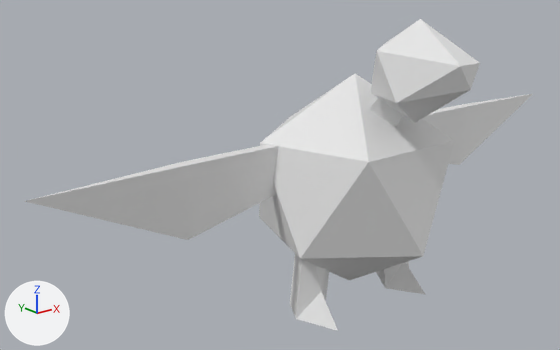
What one commit did to the glTF model models/turtle.glb.
Camera for both pictures: a 50 mm camera at (-4.77, -4.91, 2.19) aimed at (-0.62, 0.29, 0.11). Every picture has the same lights, and +X, +Y and +Z are marked at lower left. Where no turn or scale is listed for an object, it has been applied to the vertices. Vertices at the same position are counted once.

In view in the first picture: 'Body', 'Head', 'LeftFlipper', 'LeftFoot', 'Neck', 'RightFlipper', 'RightFoot'.
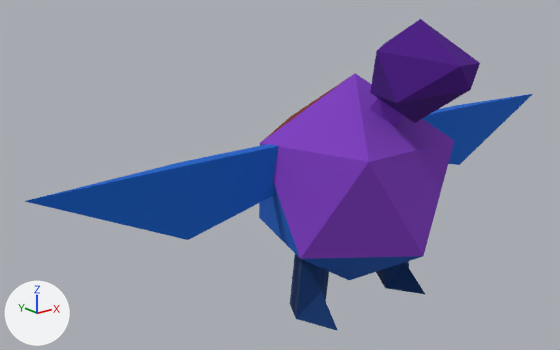
Changed parts and their boxes [x1, y1, x2, y2] in the pictures (560 x 350 px):
'Body', recoloured, surface changed (grey to purple): [259, 73, 454, 280] in both
'RightFlipper', recoloured, surface changed (grey to blue): [25, 144, 279, 240] in both
'Head', recoloured, surface changed (white to purple): [370, 19, 480, 123] in both
'LeftFlipper', recoloured (grey to blue): [423, 94, 533, 165] in both
'RightFoot', recoloured, surface changed (white to blue): [290, 254, 338, 331] in both
'LeftFoot', recoloured (grey to blue): [376, 261, 425, 294] in both
'Neck', recoloured (grey to purple): [370, 98, 402, 127] in both

What changed in the scene script:
```text
Add img_bubbo_imphenziapalette01:
    img_bubbo_imphenziapalette01 = load_image('bubbo_ImphenziaPalette01', '_unpacked/bubbo_ImphenziaPalette01', 8, 8, 'sRGB')
Add mat_material:
    mat_material = principled_material('Material')
    mat_material.texture = img_bubbo_imphenziapalette01
    mat_material.roughness = 1.0
Change me_icosphere:
    where me_icosphere.from_pydata(...)  # 12 vertices, 20 faces; spans x -0.89..0.89, y -0.85..0.85, z -1.0..1.0
    used by ob_body; location = (0.0, 0.0, 0.0); rotation_euler = (0.0, 0.0, 1.571), in degrees (0, 0, 90)
    me_icosphere part 1: texture (UV) coordinates of 20 of 20 faces, centred in x -0.78..0.78, y -0.74..0.74, z -0.63..0.63, changed; they spanned u 0.0..1.0, v 0.0..0.47 and now span u 0.27..0.87, v 0.17..0.7
    add me_icosphere.materials.append(mat_material)  # picture img_bubbo_imphenziapalette01
Change me_cube_002:
    where me_cube_002.from_pydata(...)  # 9 vertices, 14 faces; spans x -1.28..1.28, y -0.05..0.05, z -0.47..0.17
    add me_cube_002.materials.append(mat_material)  # picture img_bubbo_imphenziapalette01
Change me_cylinder_001:
    where me_cylinder_001.from_pydata(...)  # 8 vertices, 12 faces; spans x -0.226..0.226, y -0.467..0.2, z -0.458..0.458
    add me_cylinder_001.materials.append(mat_material)  # picture img_bubbo_imphenziapalette01
Change me_cylinder_003:
    where me_cylinder_003.from_pydata(...)  # 6 vertices, 8 faces; spans x -0.173..0.173, y -0.1..0.2, z -0.44..0.44
    add me_cylinder_003.materials.append(mat_material)  # picture img_bubbo_imphenziapalette01
Change me_icosphere_001:
    where me_icosphere_001.from_pydata(...)  # 12 vertices, 20 faces; spans x -0.361..0.361, y -0.537..0.379, z -0.424..0.424
    used by ob_head; location = (0.0, -0.72, 1.108)
    me_icosphere_001 part 2: texture (UV) coordinates of 20 of 20 faces, centred in x -0.315..0.315, y -0.525..0.331, z -0.268..0.268, changed; they spanned u 0.0..1.0, v 0.0..0.47 and now span u 0.92..0.95, v 0.31..0.32
    add me_icosphere_001.materials.append(mat_material)  # picture img_bubbo_imphenziapalette01
Change me_cube_001:
    where me_cube_001.from_pydata(...)  # 9 vertices, 14 faces; spans x -1.0..1.0, y -2.73..1.0, z -1.0..1.0
    used by ob_rightflipper; parent = ob_rightflipperorigin; location = (-1.044, 0.00263, 0.0507); rotation_euler = (-1.571, 0.0, 0.0), in degrees (-90, 0, 0); scale = (-1.28, -0.17, -0.0537)
    me_cube_001 part 3: texture (UV) coordinates of 14 of 14 faces, centred in x -1.0..0.33, y -2.16..1.0, z -0.83..1.0, changed; they spanned u 0.12..0.88, v 0.0..1.0 and now span u 0.3..0.32, v 0.16..0.2
    add me_cube_001.materials.append(mat_material)  # picture img_bubbo_imphenziapalette01
Change me_cylinder_002:
    where me_cylinder_002.from_pydata(...)  # 8 vertices, 12 faces; spans x -0.226..0.226, y -0.467..0.2, z -0.458..0.458
    used by ob_rightfoot; location = (-0.52, 0.0, -0.707)
    me_cylinder_002 part 4: texture (UV) coordinates of 12 of 12 faces, centred in x -0.121..0.108, y -0.258..0.1, z -0.437..0.437, changed; they spanned u 0.0..1.0, v 0.13..1.0 and now span u 0.42..0.46, v 0.17..0.21
    add me_cylinder_002.materials.append(mat_material)  # picture img_bubbo_imphenziapalette01
```
